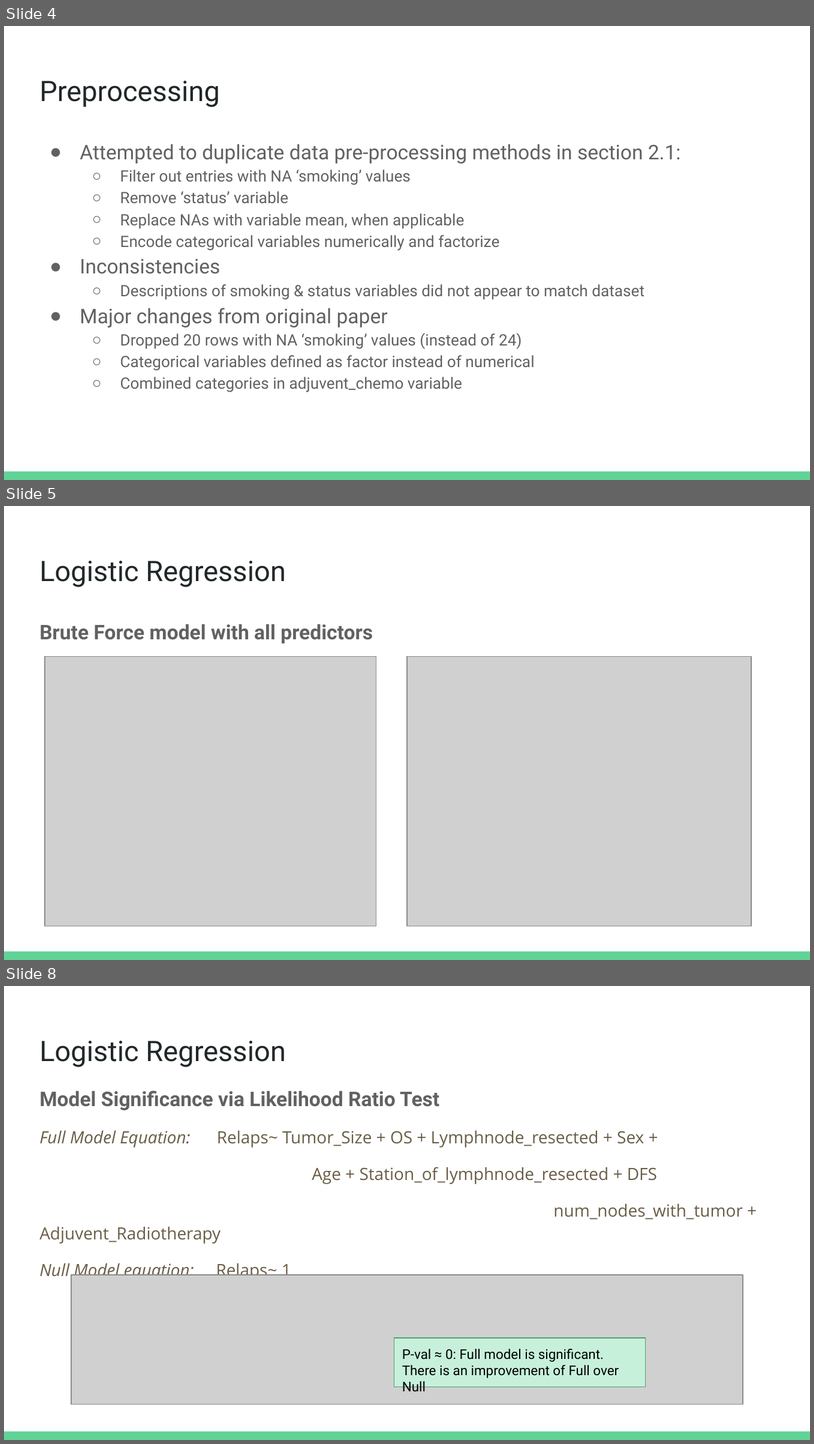
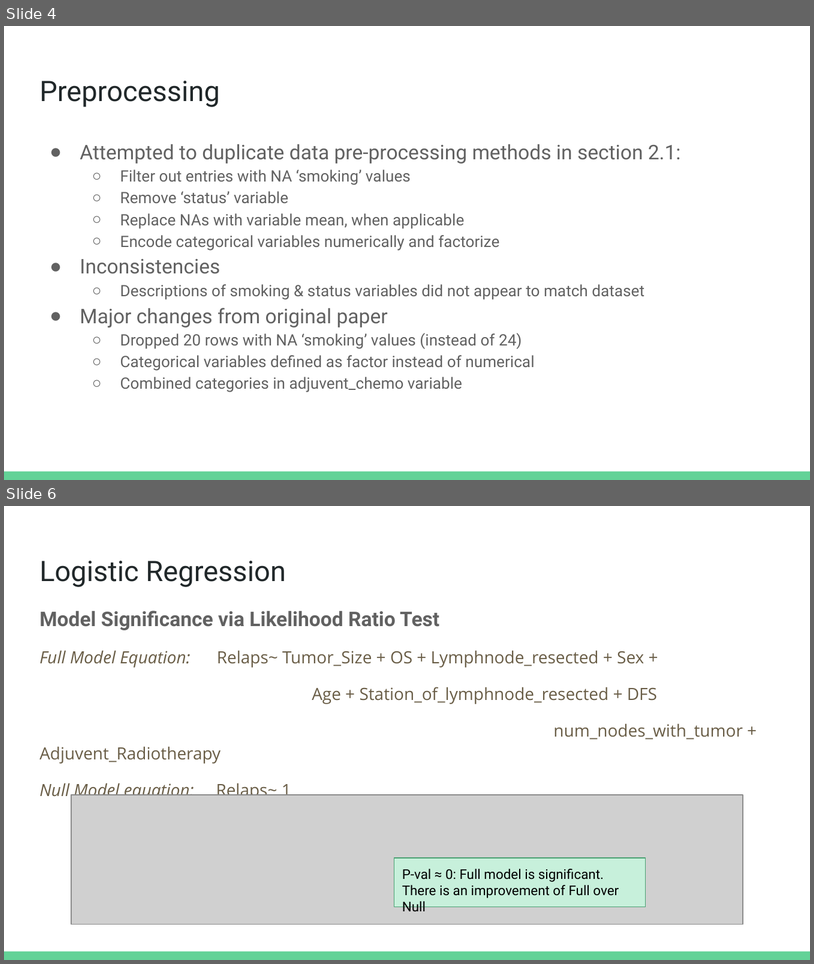
Before and after one commit to thomasfitzgerald87/Stat_Final_Project_Fall_2022, a slide deck: Final Project Presentation.pptx. Shown one above the other, each under a label of ours: slides 4, 5 and 8 before the commit, slides 4 and 6 after it; the slides between them are not shown. The pictures are 814x1444 and 814x964 pixels, drawn with LibreOffice and Linux fonts; fonts in the diff are those of the drawing; grey boxes stand for pictures. Boxes give left, top, right and bottom in pixels: in the first picture for what was removed or moved away, otherwise in the second. Text is boxed around its words. In the diff, an @@ line names an element or a change of style, - is before the commit and + after.

```diff
--- a/Final Project Presentation.pptx
+++ b/Final Project Presentation.pptx
@@ slide 5 removed at (4, 506, 810, 960), background #FFFFFF; not listed: 1 template element that a slide beside it also shows @@
@@ title removed at (39, 561, 286, 587) @@
-Logistic Regression
@@ text removed at (39, 624, 373, 643) @@
-Brute Force model with all predictors
@@ picture removed at (45, 657, 377, 926) @@
@@ picture removed at (407, 657, 752, 926) @@
@@ what was slide 8 is now slide 6 @@
```
Also in this commit, not shown: 2 slides changed, 1 other slide removed.
